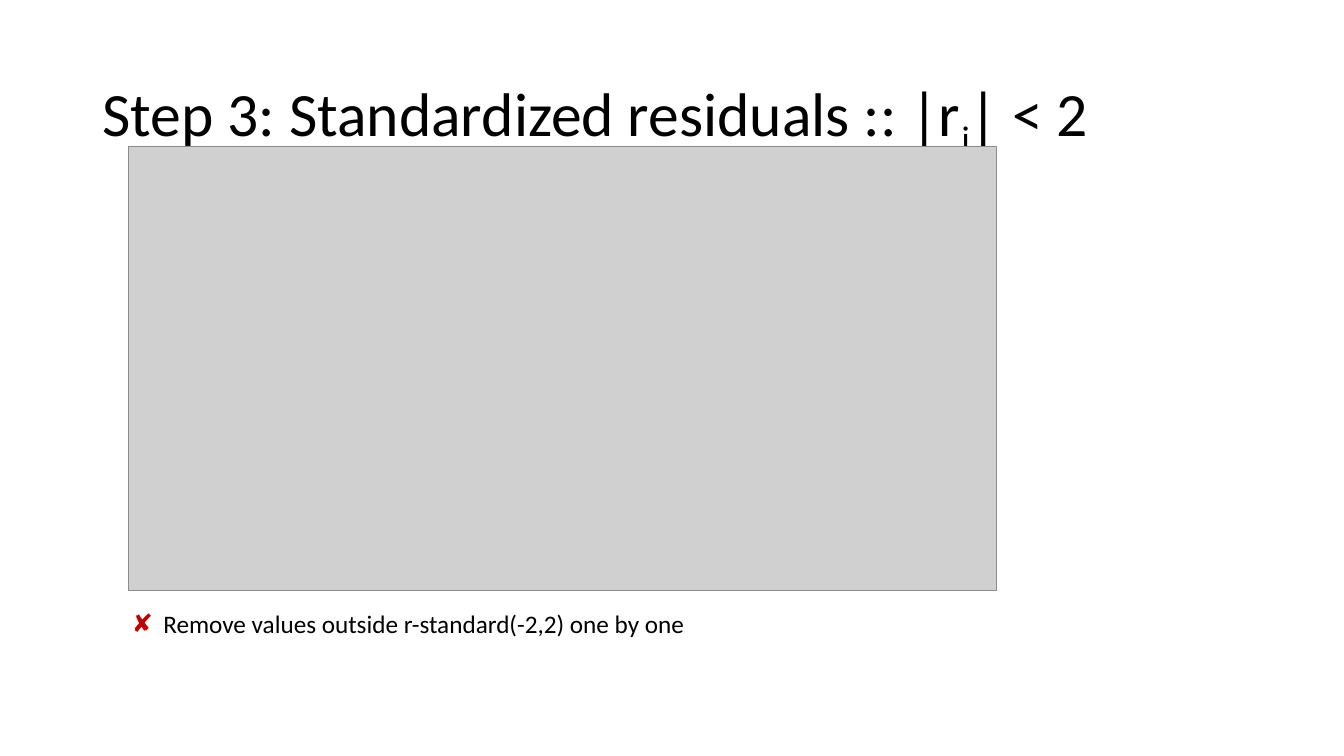
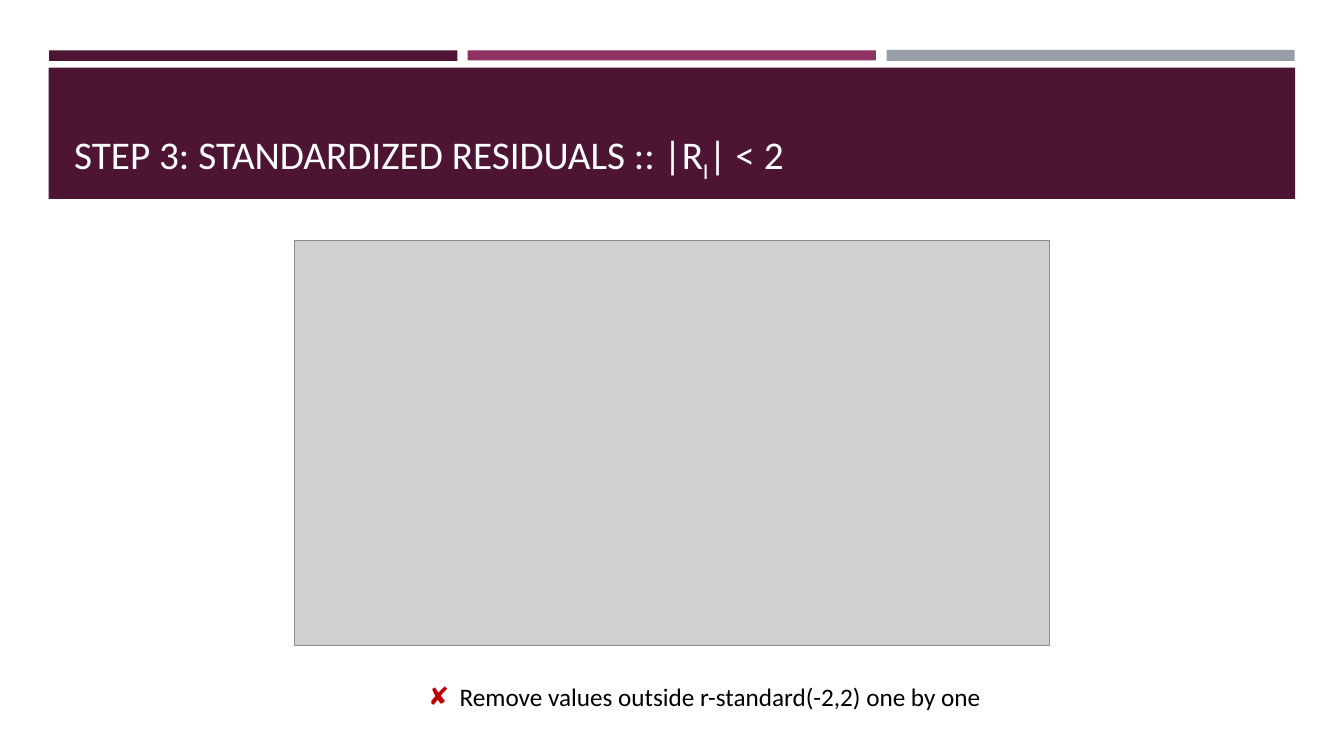
Before and after one commit to TheKarthikeyan/AMDA, a slide deck: slide 7 of cases/americanmotors/americanmotors.pptx. Drawn at 1344x756 pixels with LibreOffice and Linux fonts; fonts in the diff are those of the drawing; grey boxes stand for pictures. Boxes give left, top, right and bottom in pixels: in the first picture for what was removed or moved away, otherwise in the second. Text is boxed around its words. In the diff, an @@ line names an element or a change of style, - is before the commit and + after.

```diff
--- a/cases/americanmotors/americanmotors.pptx
+++ b/cases/americanmotors/americanmotors.pptx
@@ rectangle added at bbox=[49, 50, 458, 60], fill #4D1434 @@
@@ rectangle added at bbox=[468, 50, 876, 60], fill #903163 @@
@@ rectangle added at bbox=[886, 50, 1295, 62], fill #969FA7 @@
@@ rectangle added at bbox=[48, 68, 1296, 199], fill #4D1434 @@
@@ title "STEP 3: STANDARDIZED RESIDUALS :: ..." at bbox=[74, 143, 784, 170]: vertical alignment middle to bottom @@
@@ title at bbox=[74, 143, 784, 170]: text changed; size 44 to 28 pt; text colour #000000 to #FFFFFF @@
-Step 3: Standardized residuals :: |ri| < 2
+STEP 3: STANDARDIZED RESIDUALS :: |RI| < 2
@@ picture: place and size @@
-picture at bbox=[129, 146, 997, 591]
+picture at bbox=[294, 241, 1050, 646]
@@ text "Remove values outside r-standard(-2,2) one ...": place and size @@
-text "Remove values outside r-standard(-2,2) one ..." at bbox=[163, 614, 684, 637]
+text "Remove values outside r-standard(-2,2) one ..." at bbox=[460, 688, 980, 710]
```
Also in this commit, not shown: 12 other slides changed, 13 slides added, 3 other files.
